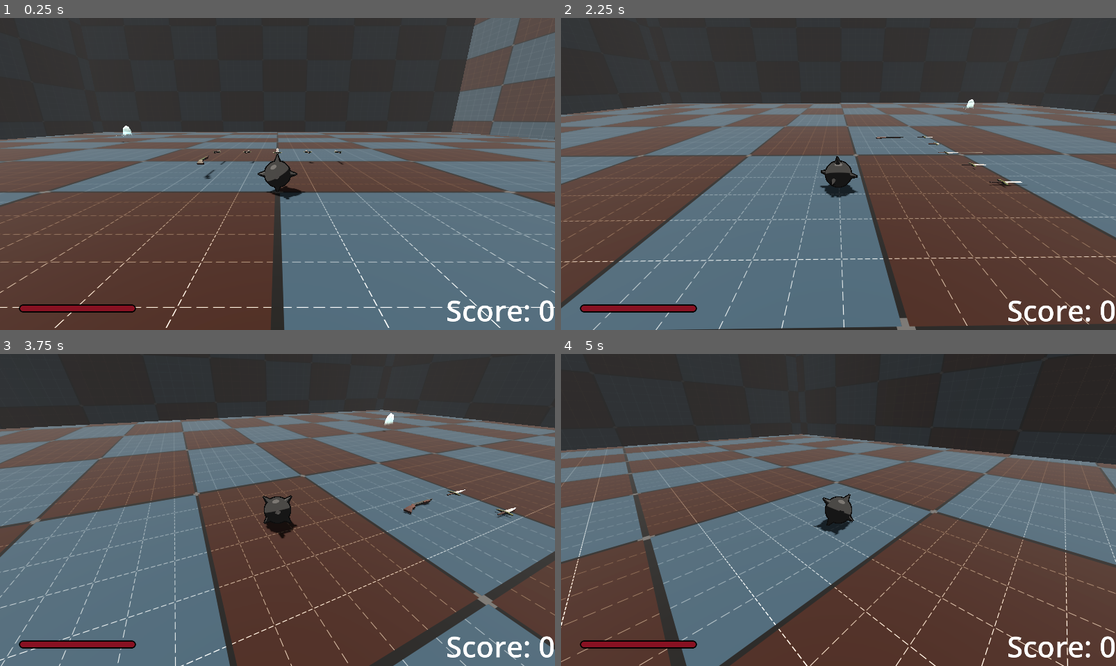
Above: before the commit, frames 1-4 (two rows, left to right).
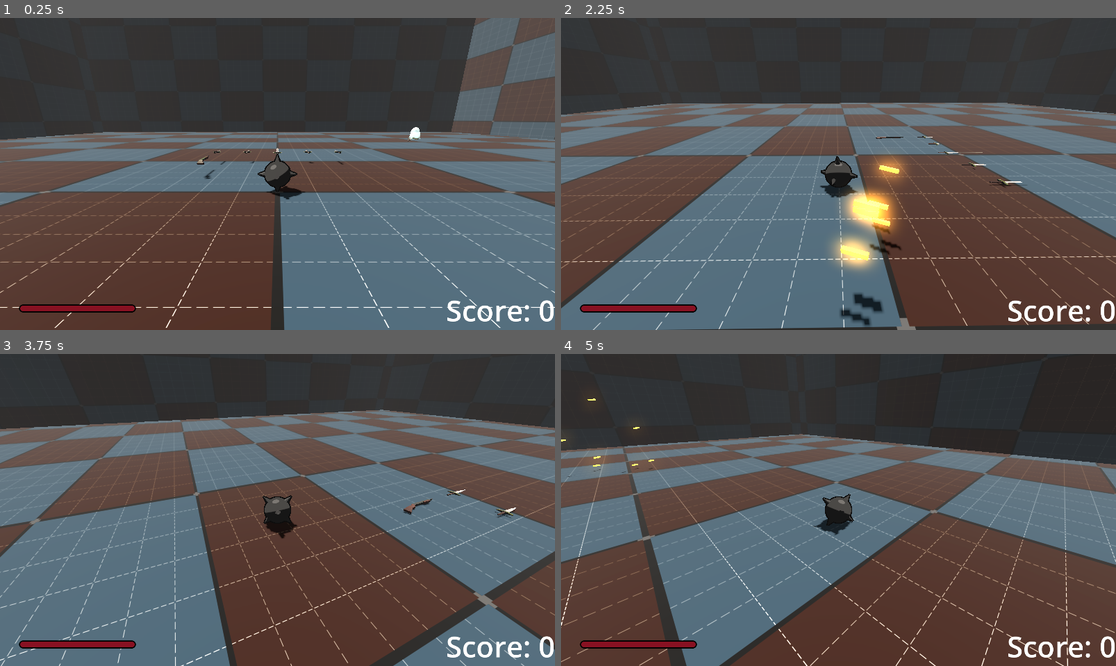
Above: after the commit, the same moments.

Repository: erikringwalters/pirate-jam-16-prototype
Game: Godot game, scene res://scenes/main.tscn
Same seed, same stepped clock (60 frames per second), same inputs: the game is played once before the commit and once after it.
Inputs (mouse positions are in pixels of both pictures, inside the frame that each line leads up to):
- Up to frame 1 (0.25 s): no input
- Up to frame 2 (2.25 s): tap Enter (restart) at 0.5, 1.25, 2 s; move the mouse to (960, 158) at 0.52 s; press the mouse at (960, 158) at 0.53 s; hold D (move_right) 0.53-1.28 s; move the mouse to (810, 174) at 1.27 s; release the mouse at (810, 174) at 1.28 s; hold W (move_up) from 1.28 s (still down); click (810, 174) at 1.35 s; move the mouse to (849, 167) at 2.02 s; press the mouse at (849, 167) at 2.03 s
- Up to frame 3 (3.75 s): keep holding W (move_up); tap Enter (restart) at 2.75, 3.5 s; move the mouse to (271, 516) at 2.77 s; release the mouse at (271, 516) at 2.78 s; click (271, 516) at 2.85 s; move the mouse to (316, 513) at 3.52 s; press the mouse at (316, 513) at 3.53 s
- Up to frame 4 (5 s): keep holding W (move_up); tap Enter (restart) at 4.25 s; move the mouse to (794, 506) at 4.27 s; release the mouse at (794, 506) at 4.28 s; click (794, 506) at 4.35 s

The runs differ from the first frame. In frame 1, 0.1% of the frame differs, in the area x 20-76%, y 34-40%; in frame 2, 3.2%, in the area x 48-75%, y 26-99%; in frame 3, less than 0.1%; in frame 4, less than 0.1%.

Commit message:
infinite waves (weapons not yet assigned)

Diff:
--- a/scenes/level/level.tscn
+++ b/scenes/level/level.tscn
@@ -30,6 +30,7 @@
 environment = SubResource("Environment_h2yge")
 
 [node name="Player" parent="." instance=ExtResource("5_x4oov")]
+unique_name_in_owner = true
 transform = Transform3D(1, 0, 0, 0, 1, 0, 0, 0, 1, 0, 1, 0)
 
 [node name="Spawner" type="Node3D" parent="."]
--- a/scenes/main.tscn
+++ b/scenes/main.tscn
@@ -30,6 +30,7 @@
 stream = ExtResource("2_jyhfs")
 attenuation_model = 3
 autoplay = true
+parameters/looping = true
 
 [node name="Level" parent="." instance=ExtResource("2_sugp2")]
 
--- a/scenes/weapons/sword.tscn
+++ b/scenes/weapons/sword.tscn
@@ -19,7 +19,7 @@
 size = Vector3(0.15, 1.6, 0.15)
 
 [sub_resource type="BoxShape3D" id="BoxShape3D_gwb47"]
-size = Vector3(0.185, 2.285, 0.08)
+size = Vector3(0.15, 0.3, 0.1)
 
 [node name="Sword_PickupItem" type="RigidBody3D" groups=["GroundCollision", "Pickup"]]
 transform = Transform3D(-4.37114e-08, 4.37114e-08, 1, 1, 1.91069e-15, 4.37114e-08, 0, 1, -4.37114e-08, 0, 0, 0)
@@ -50,7 +50,7 @@
 script = ExtResource("3_58ehi")
 
 [node name="MeleePlayerCollision" type="CollisionShape3D" parent="MeleePlayerArea"]
-transform = Transform3D(1, 0, 0, 0, 1, 0, 0, 0, 1, 0, 0.440995, -1.92765e-08)
+transform = Transform3D(1, 0, 1.57356e-28, 0, 1, 0, 0, 0, 1, -1.86989e-21, 0.940995, -4.11322e-08)
 shape = SubResource("BoxShape3D_gwb47")
 
 [connection signal="body_entered" from="RBCollision/HitBox" to="." method="_on_hit_box_body_entered"]
--- a/scripts/enemy.gd
+++ b/scripts/enemy.gd
@@ -16,7 +16,7 @@
 func _ready() -> void:
 	self.add_to_group("Enemy")
 	#weapon_name = Items.weapons.keys()[randi_range(0, Items.weapons.size() - 1)]
-	weapon_name = "Sword"
+	weapon_name = "Shotgun"
 	connect("died", Callable(get_parent(), "_on_enemy_died"))
 	#print(weapon_name)
 	weapon = Items.weapons[str(weapon_name)]['weapon_scene'].instantiate()
--- a/scripts/items.gd
+++ b/scripts/items.gd
@@ -7,22 +7,22 @@
 	"Dagger" : {
 		"path":"res://assets/weapons/Dagger.fbx",
 		"weapon_scene": ResourceLoader.load("res://scenes/weapons/dagger.tscn"),
-		"base_damage": 100.0,
+		"base_damage": 25.0,
 		"damage_mult": 1.0,
 		"base_cooldown": common_base_cooldown,
 		"cooldown_mult": 1.0,
 		"model_rotation": 1,
-		"rounds": [1, 3, 2, 3, 2, 4]
+		"wave": [1, 3, 2, 3, 2, 4]
 	},
 	"Sword" : {
 		"path":"res://assets/weapons/Sword.fbx",
 		"weapon_scene": ResourceLoader.load("res://scenes/weapons/sword.tscn"),
-		"base_damage": 100.0,
+		"base_damage": 50.0,
 		"damage_mult": 1.0,
 		"base_cooldown": common_base_cooldown,
 		"cooldown_mult": 1.0,
 		"model_rotation": 1,
-		"rounds": [0, 0, 1, 3, 2, 4]
+		"wave": [0, 0, 1, 3, 2, 4]
 	},
 	"Handgun" : {
 		"path":"res://assets/weapons/Handgun.fbx",
@@ -32,7 +32,7 @@
 		"base_cooldown": common_base_cooldown,
 		"cooldown_mult": 1.0,
 		"model_rotation": 1,
-		"rounds": [0, 1, 1, 3, 4, 4]
+		"wave": [0, 1, 1, 3, 4, 4]
 	},
 	"Shotgun" : {
 		"path":"res://assets/weapons/Shotgun.fbx",
@@ -42,7 +42,7 @@
 		"base_cooldown": common_base_cooldown,
 		"cooldown_mult": 1.0,
 		"model_rotation": 1,
-		"rounds": [0, 0, 0, 0, 1, 3]
+		"wave": [0, 0, 0, 0, 1, 3]
 	},
 	"Rocket" : {
 		"path":"res://assets/weapons/Rocket.fbx",
@@ -52,7 +52,7 @@
 		"base_cooldown": 2.0,
 		"cooldown_mult": 1.0,
 		"model_rotation": 1,
-		"rounds": [0, 0, 0, 0, 0, 1]
+		"wave": [0, 0, 0, 0, 0, 1]
 	}
 }
 
--- a/scripts/level.gd
+++ b/scripts/level.gd
@@ -3,36 +3,46 @@
 @export var enemy_scene : PackedScene
 @export var weapon_scene : PackedScene
 
-@export var x_offset : float = 20.0
+@export var dist_from_center : float = 15.0
 @export var y_offset : float = 1.0
-@export var z_offset : float = 20.0
 @export var spread_offset : float = 5
-@export var wave_n := [1,2,2,3,3,4,5]
+@export var wave_n := [1,2,2,3,3,4]
 
 var enemies_remaining = 0
+var max_known_wave_count = wave_n.size() - 1
 
+@onready var player = %Player
 @onready var enemy_count_timer = %EnemyCountTimer
 @onready var wave_timer = %WaveTimer
 @onready var ui = $UI
 
 func _ready() -> void:
 	enemy_count_timer.wait_time = 0.1
-	spawn_wave(wave_n[GameState.current_wave])
+	spawn_wave(wave_n[get_safe_wave_count()], 0)
 
 # n will be squared
-func spawn_wave(n:int) -> void:
-	if n <= 7: # change to max wave count
-		for i in n:
-			for j in n:
-				# Spawn enemy
-				var enemy = enemy_scene.instantiate()
-				add_child(enemy)
-				enemies_remaining += 1
-				enemy.global_transform.origin = Vector3(
-					i * spread_offset + x_offset,
-					y_offset,
-					j * spread_offset + z_offset
-				)
+func spawn_wave(n:int, wave:int) -> void:
+	get_current_wave_weapons(wave)
+	var x_offset = dist_from_center if GameState.current_wave % 2 == 1 else -dist_from_center
+	var z_offset = dist_from_center if GameState.current_wave % 2 == 0 else -dist_from_center
+	for i in n:
+		for j in n:
+			# Spawn enemy
+			var enemy = enemy_scene.instantiate()
+			add_child(enemy)
+			enemies_remaining += 1
+			enemy.global_transform.origin = Vector3(
+				i * spread_offset + x_offset,
+				y_offset,
+				j * spread_offset + z_offset
+			)
+
+func get_current_wave_weapons(current_wave:int):
+	var weapon_counts := []
+	for key in Items.weapons.keys():
+		# TODO: check why later waves don't spawn (~7+)
+		weapon_counts.push_back(Items.weapons[key].wave[get_safe_wave_count()])
+	print(weapon_counts)
 
 func _on_enemy_died():
 	enemies_remaining -= 1
@@ -50,9 +60,15 @@
 
 func wave_over():
 	print("wave over")
+	player.full_heal()
 	wave_timer.start()
 
 func _on_wave_timer_timeout() -> void:
 	print("new wave starting")
 	GameState.current_wave += 1
-	spawn_wave(GameState.current_wave)
+	spawn_wave(wave_n[get_safe_wave_count()], get_safe_wave_count())
+
+func get_safe_wave_count() -> int:
+	var wave = GameState.current_wave
+	wave = wave if wave <= max_known_wave_count else max_known_wave_count
+	return wave
--- a/scripts/player.gd
+++ b/scripts/player.gd
@@ -97,6 +97,10 @@
 #func _on_hit_box_area_entered(area: Area3D) -> void:
 	#take_hit(area)
 
+func full_heal():
+	GameState.player_health = GameState.max_health
+	health_changed.emit()
+
 func player_process_explosion_damage(damage):
 	GameState.player_health -= damage/3
 	health_changed.emit()
Not shown, changed: assets/sound/music/BallisticTheme.mp3.import
